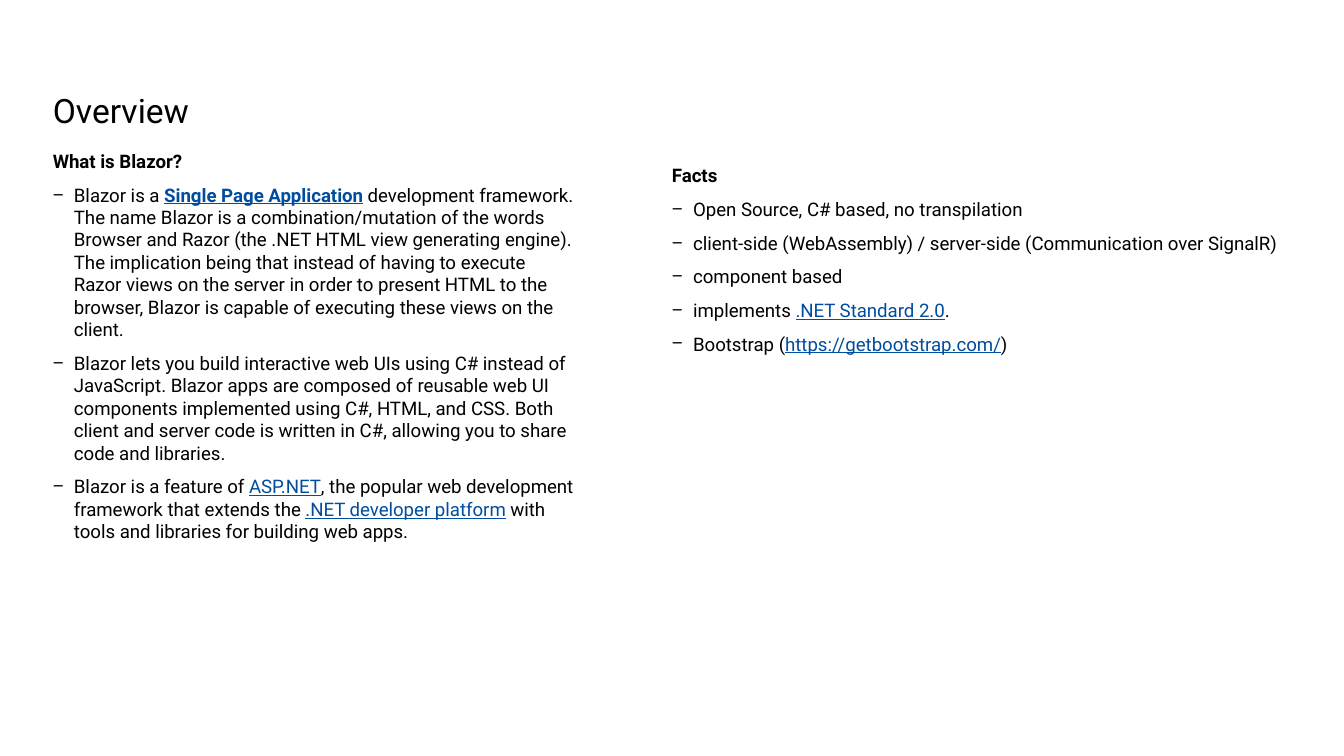
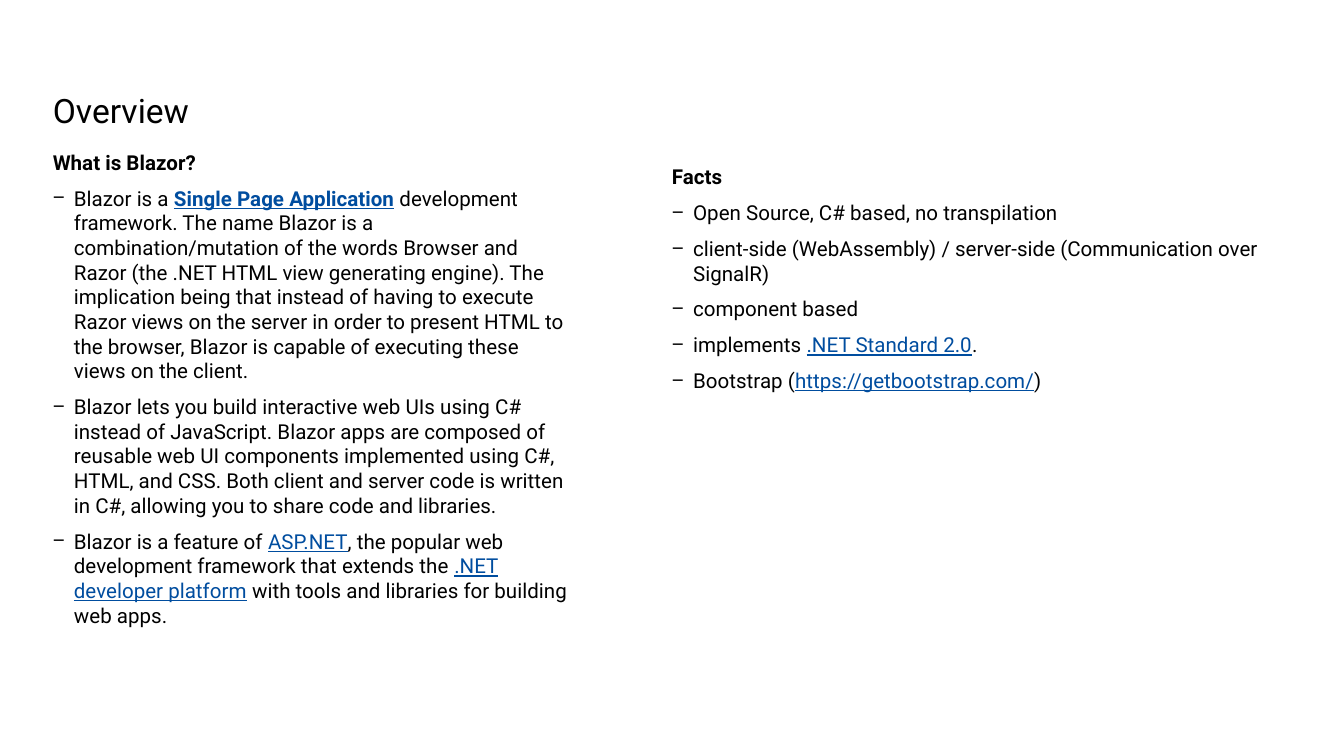
Before and after one commit to kraeuchi/blazor-hacknight, a slide deck: slide 17 of HackNight_WASM_Blazor.pptx (slide 15 before the commit). Drawn at 1344x756 pixels with LibreOffice and Linux fonts; fonts in the diff are those of the drawing; background and template pictures are left out. Boxes give left, top, right and bottom in pixels: in the first picture for what was removed or moved away, otherwise in the second. Text is boxed around its words. In the diff, an @@ line names an element or a change of style, - is before the commit and + after.

```diff
--- a/HackNight_WASM_Blazor.pptx
+++ b/HackNight_WASM_Blazor.pptx
@@ text "What is Blazor?" at (53, 154, 566, 628): size 10 to 11 pt @@
@@ text "Facts" at (672, 169, 1257, 393): size 10 to 11 pt @@
```
Also in this commit, not shown: 20 other slides changed, 4 slides added, 2 slides removed.
